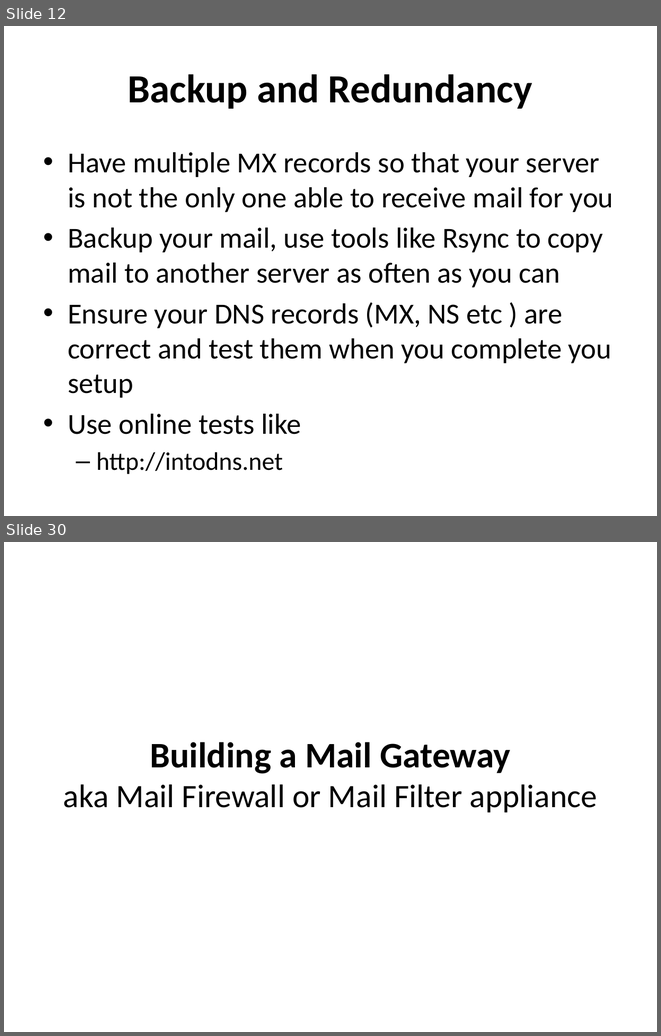
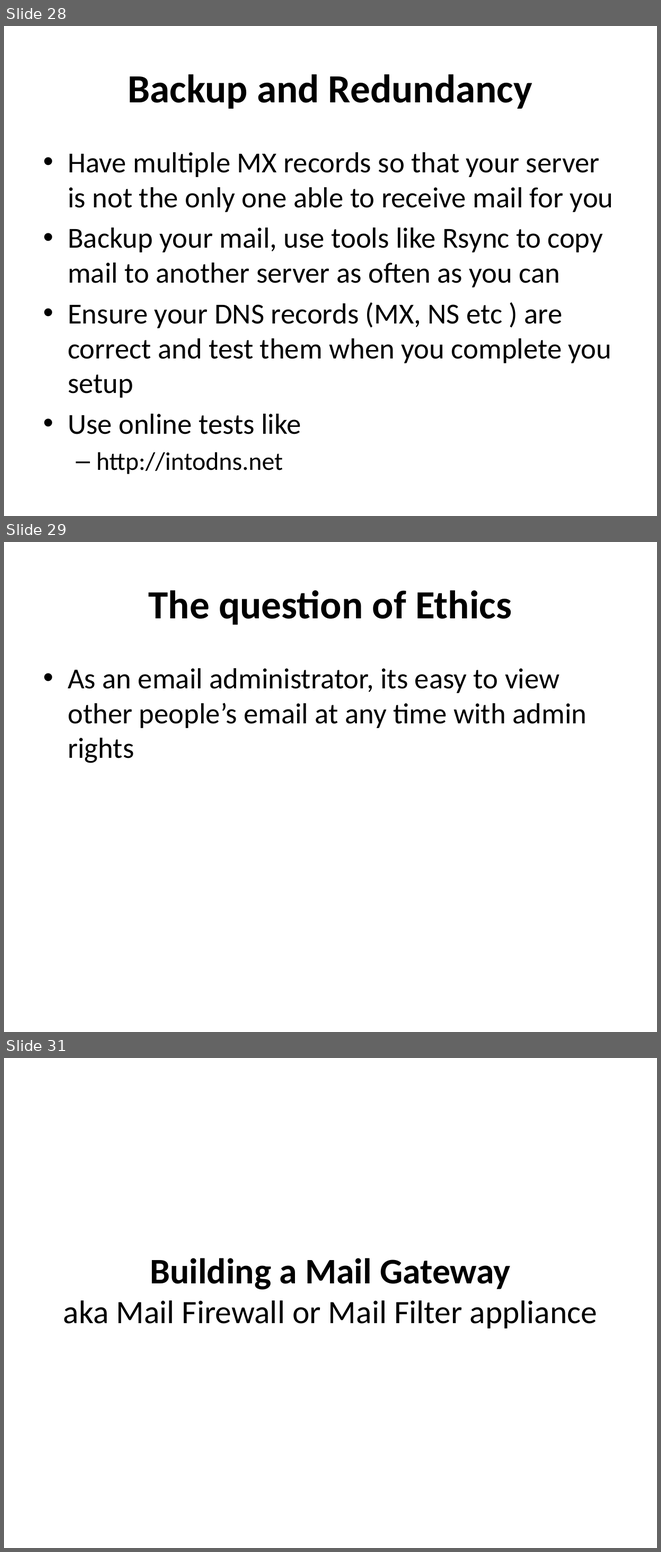
Before and after one commit to afnog/sse, a slide deck: postfix/postfix-mailgateway-debian.pptx. Shown one above the other, each under a label of ours: slides 12 and 30 before the commit, slides 28, 29 and 31 after it; the slides between them are not shown. The pictures are 661x1036 and 661x1552 pixels, drawn with LibreOffice and Linux fonts; fonts in the diff are those of the drawing. Boxes give left, top, right and bottom in pixels: in the first picture for what was removed or moved away, otherwise in the second. Text is boxed around its words. In the diff, an @@ line names an element or a change of style, - is before the commit and + after.

```diff
--- a/postfix/postfix-mailgateway-debian.pptx
+++ b/postfix/postfix-mailgateway-debian.pptx
@@ slide 29 added at (x1=4, y1=542, x2=657, y2=1032), background #FFFFFF @@
@@ title added at (x1=149, y1=590, x2=512, y2=625), 44 pt, text #000000, bold @@
+The question of Ethics
@@ text added at (x1=68, y1=668, x2=586, y2=763), 32 pt, text #000000 @@
+• As an email administrator, its easy to view other people’s email at any time with admin rights
@@ what was slide 12 is now slide 28 @@
@@ what was slide 30 is now slide 31 @@
```
Also in this commit, not shown: 10 slides changed, 7 other slides added, 3 slides removed.
